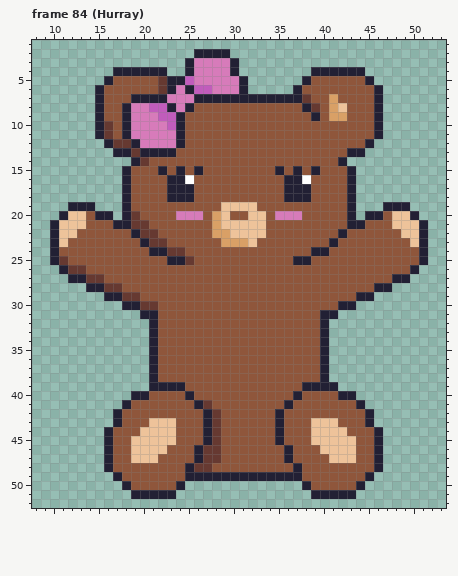
Two versions of one pixel-art file, aseprite_files/teddybear_girl.ase. Above, as it was before the edit.
64x64 pixels, 84 frames. Shown: frame 84 (Hurray): x 8..53, y 1..52.
New version:
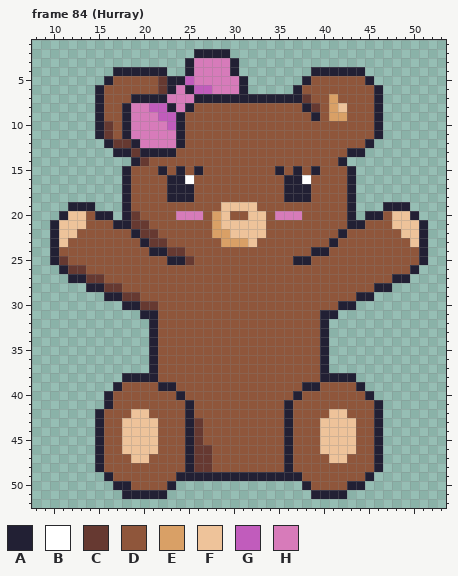
Palette (. is transparent): A #222034  B #ffffff  C #663931  D #8f563b  E #d9a066  F #eec39a  G #c15cbc  H #d77bba
The exact change:
Changed rows in their new state; - is an unchanged pixel.
Frame 84 (Hurray), layer "Feet":
first column x 15:
38 ---AAA--------------------AAA---
39 --ADDDD--D---------------DDDDA--
40 -ADDDD---AD----------------DDDA-
41 -ADD------ADD----------------DDA
42 ADD-FF----A-DD------DA----FF--DA
43 ADDFFF-DD-ACDD------DA--D--FF-DA
44 AD-FF--DD-ACDD------DA--D---F---
45 AD-F---DD-ACDD------DA--D-------
46 AD-F---D--AC-D------------------
47 AD----D---AC-D--------------D---
48 AD-------------------AD---------
49 -AD------A----------------------
50 --A-----A.------------------A---
51 ---A----.-------------------.---
Changed places in both pictures, as pixel boxes (x1, y1, x2, y2):
changed: (95, 373, 221, 499)
changed: (275, 373, 383, 499)
